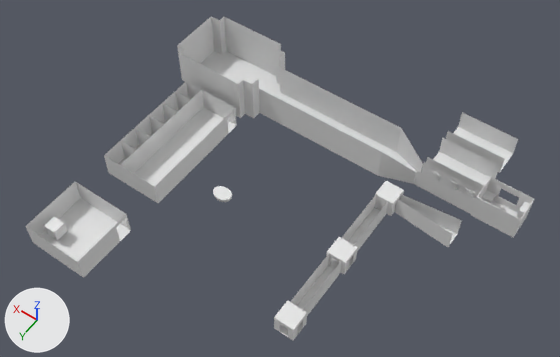
The Blender file Assets/Art/Models/Prototypes/Peeware_Blocking.blend as it was, and as the next commit left it.
The view is the same before and after, from a camera (50 mm lens) standing at (-7.8, 47.1, 60.8) and looking at (18.6, 10.1, 2.6). Every picture has the same lights, and +X, +Y and +Z are marked at lower left. The first picture is the older version.
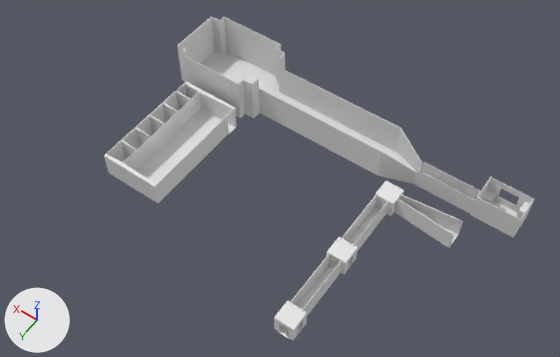
Commit message: updated blocking

Boxes (x1, y1, x2, y2) around the edits, measured in the pictures (560 x 357 px):
'Cube.019', modifiers changed: (177, 16, 423, 184) in both
'Cube.020', modifiers changed: (104, 81, 237, 203) in both
'Cube.023', deleted: before (26, 181, 131, 278)
'Cube.012', deleted: before (446, 112, 518, 173)
'Cube.011', deleted: before (426, 138, 500, 191)
'Cube.013', modifiers changed: before (394, 193, 462, 247); after (394, 193, 463, 248)
'Cube.018', modifiers changed: before (290, 254, 342, 316); after (289, 253, 342, 316)
'Cube.016', modifiers changed: before (342, 195, 388, 251); after (341, 194, 389, 251)
'Cube.015', modifiers changed: (326, 237, 358, 274) in both
'Cube.024', deleted: before (44, 216, 67, 240)
'Sphere', deleted: before (213, 186, 232, 202)

The change in detail:
Object 'Cube.004' (ob_cube_004) gains a SOLIDIFY modifier named 'Solidify'.
Modifier setting: thickness = 0.05.
Object 'Cube.011' (ob_cube_011) is deleted.
Object 'Cube.012' (ob_cube_012) is deleted.
Object 'Cube.013' (ob_cube_013) gains a SOLIDIFY modifier named 'Solidify'.
Modifier setting: thickness = 0.1.
Object 'Cube.014' (ob_cube_014) gains a SOLIDIFY modifier named 'Solidify'.
Modifier setting: thickness = 0.11.
Object 'Cube.015' (ob_cube_015) gains a SOLIDIFY modifier named 'Solidify'.
Modifier setting: thickness = 0.11.
Object 'Cube.016' (ob_cube_016) gains a SOLIDIFY modifier named 'Solidify'.
Modifier setting: thickness = 0.1.
Object 'Cube.018' (ob_cube_018) gains a SOLIDIFY modifier named 'Solidify'.
Modifier setting: thickness = 0.1.
Object 'Cube.019' (ob_cube_019) gains a SOLIDIFY modifier named 'Solidify'.
Modifier setting: thickness = 0.02.
Object 'Cube.020' (ob_cube_020) gains a SOLIDIFY modifier named 'Solidify'.
Modifier setting: thickness = 0.07.
Object 'Cube.021' (ob_cube_021) gains a SOLIDIFY modifier named 'Solidify'.
Modifier setting: thickness = 0.03.
Object 'Cube.023' (ob_cube_023) is deleted.
Object 'Cube.024' (ob_cube_024) is deleted.
Object 'Sphere' (ob_sphere) is deleted.
